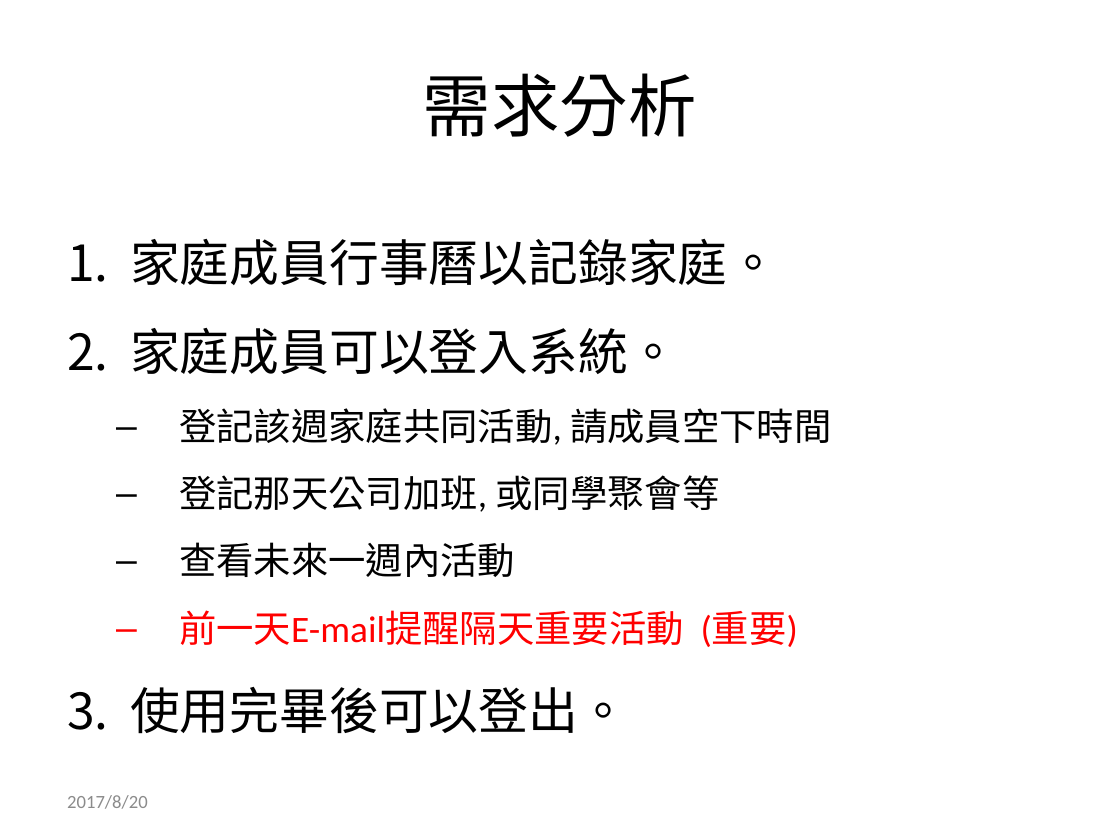
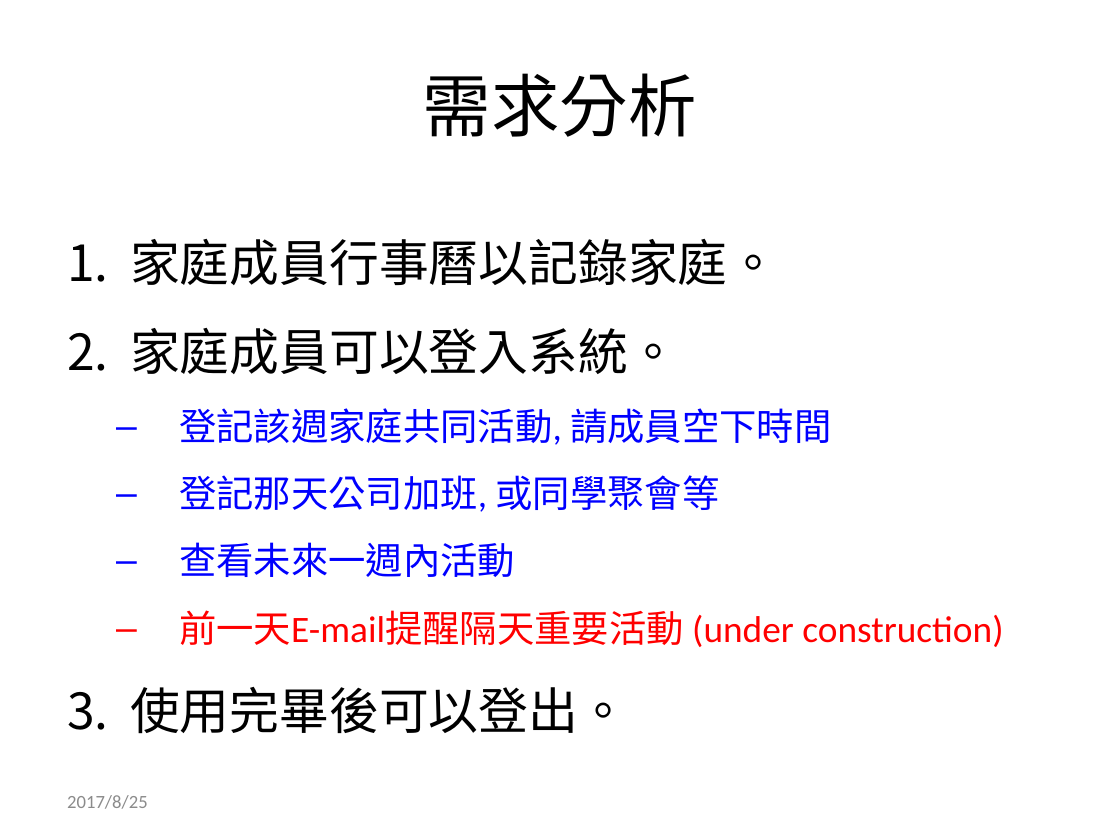
Before and after one commit to AntiAir/PHP_SQL_family_calendar, a slide deck: slide 2 of [287期] PHP MySQL Final Project - 吳志豪.pptx. Drawn at 1120x840 pixels with LibreOffice and Linux fonts; fonts in the diff are those of the drawing. Boxes give left, top, right and bottom in pixels: in the first picture for what was removed or moved away, otherwise in the second. Text is boxed around its words. In the diff, an @@ line names an element or a change of style, - is before the commit and + after.

```diff
--- a/[287期] PHP MySQL Final Project - 吳志豪.pptx
+++ b/[287期] PHP MySQL Final Project - 吳志豪.pptx
@@ text at <box>179,408,831,577</box>: text colour #000000 to #0000FF in "登記該週家庭共同活動, 請成員空下時間", "登記那天公司加班, 或同學聚會等", "查看未來一週內活動" @@
@@ text at <box>179,610,1003,647</box>: text changed @@
-  – 前一天E-mail提醒隔天重要活動 (重要)
+  – 前一天E-mail提醒隔天重要活動 (under construction)
@@ text at <box>67,795,148,809</box>: text changed @@
-2017/8/20
+2017/8/25
```
Also in this commit, not shown: 3 other slides changed, 3 slides added.
